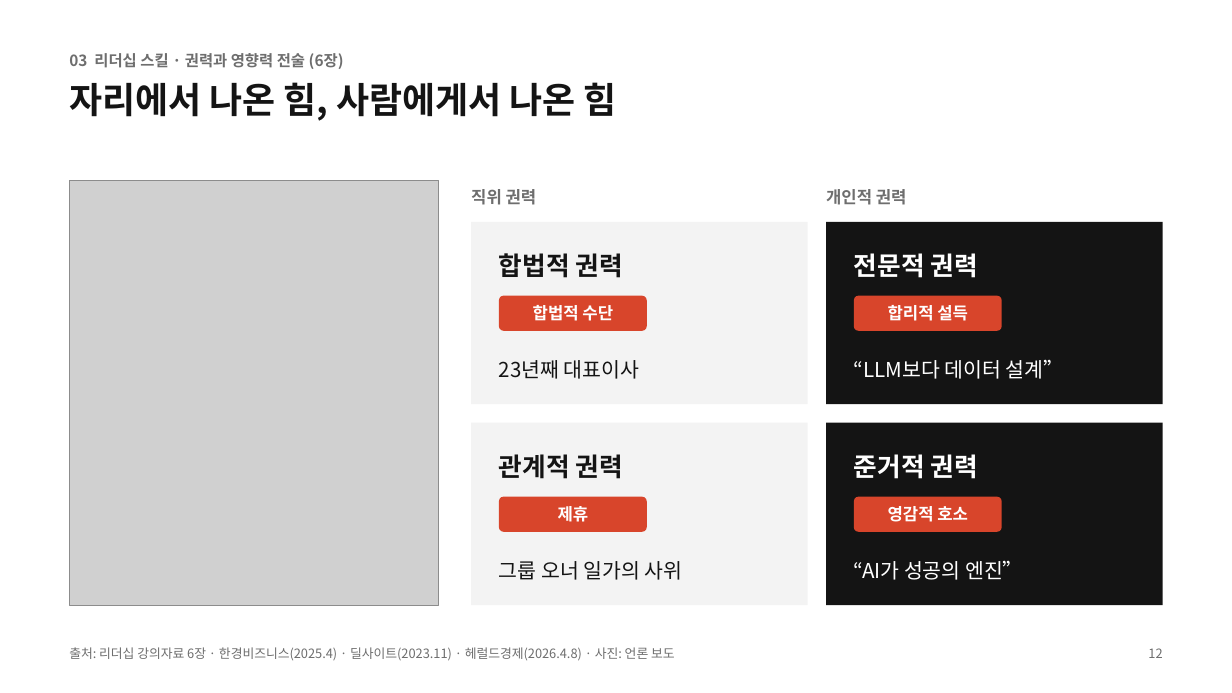
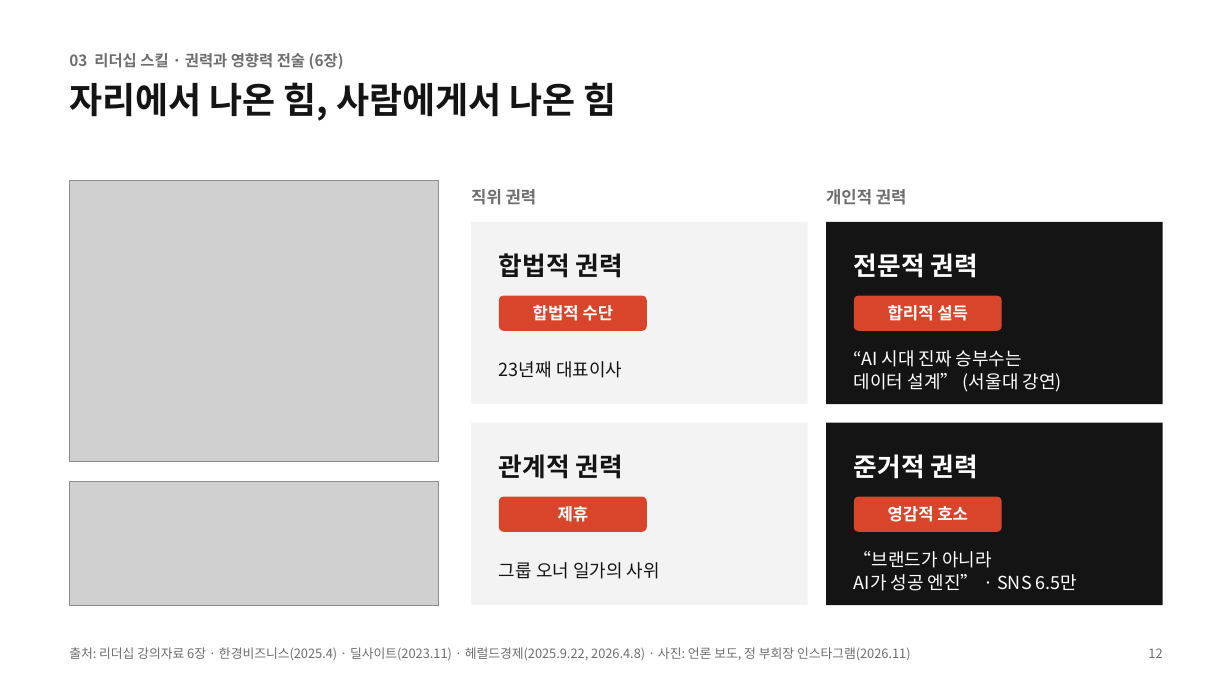
Before and after one commit to NATHAN18-ABLE/for-nathan, a slide deck: slide 12 of leadership-ppt/leadership-final.pptx. Drawn at 1232x693 pixels with LibreOffice and Linux fonts; fonts in the diff are those of the drawing; grey boxes stand for pictures. Boxes give left, top, right and bottom in pixels: in the first picture for what was removed or moved away, otherwise in the second. Text is boxed around its words. In the diff, an @@ line names an element or a change of style, - is before the commit and + after.

```diff
--- a/leadership-ppt/leadership-final.pptx
+++ b/leadership-ppt/leadership-final.pptx
@@ picture: place and size @@
-picture at box(69, 180, 439, 605)
+picture at box(69, 180, 439, 462)
@@ text "23년째 대표이사" at box(499, 361, 622, 378): size 16 to 14 pt; line spacing 1 to 1.1 @@
@@ text at box(854, 350, 1062, 392): text changed; size 16 to 14 pt @@
-“LLM보다 데이터 설계”
+“AI 시대 진짜 승부수는
+데이터 설계” (서울대 강연)
@@ picture added at box(69, 482, 439, 605) @@
@@ text "그룹 오너 일가의 사위" at box(499, 562, 660, 579): size 16 to 14 pt; line spacing 1 to 1.1 @@
@@ text at box(854, 551, 1078, 591): text changed; size 16 to 14 pt @@
-“AI가 성공의 엔진”
+“브랜드가 아니라
+AI가 성공 엔진” · SNS 6.5만
@@ text at box(69, 647, 911, 661): text changed @@
-출처: 리더십 강의자료 6장 · 한경비즈니스(2025.4) · 딜사이트(2023.11) · 헤럴드경제(2026.4.8) · 사진: 언론 보도
+출처: 리더십 강의자료 6장 · 한경비즈니스(2025.4) · 딜사이트(2023.11) · 헤럴드경제(2025.9.22, 2026.4.8) · 사진: 언론 보도, 정 부회장 인스타그램(2026.11)
```
Also in this commit, not shown: 7 other slides changed, 10 other files.
